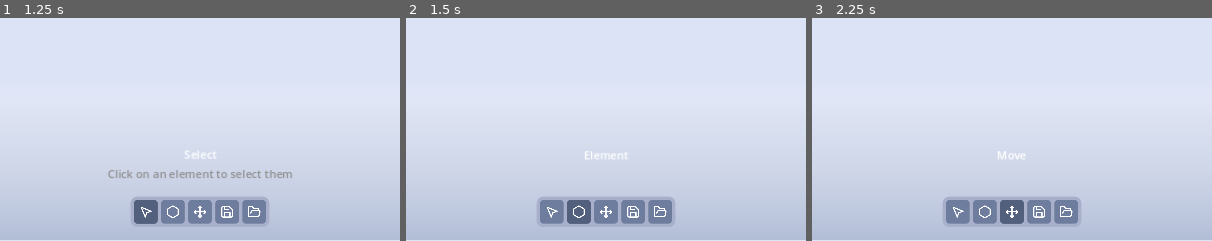
Above: before the commit, frames 1-3 (left to right).
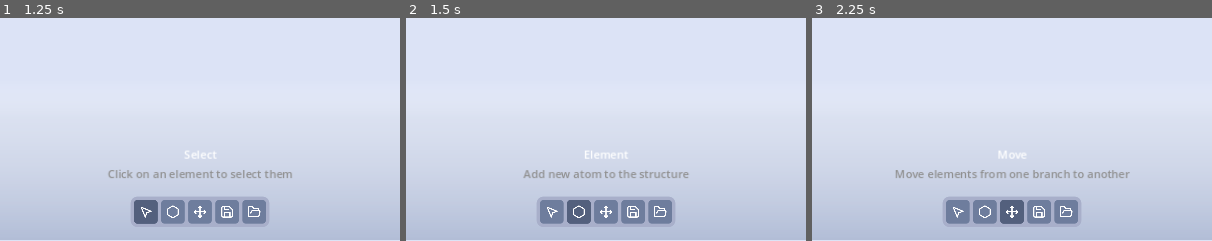
Above: after the commit, the same moments.

Repository: HanzCEO/AlkaneLab
Game: Godot game, scene res://main.tscn
The game is run twice, just before and just after one commit, with the same random seed, the same clock (stepped at 60 frames per second) and the same inputs.
Inputs (mouse positions are % of the whole screen's width and height, from its top left):
- Up to frame 1 (1.25 s): click (43, 93) at 0.5 s
- Up to frame 2 (1.5 s): click (47, 93) at 1.25 s
- Up to frame 3 (2.25 s): click (50, 93) at 2 s
The pictures show only the part of the screen within x 25-75%, y 50-100%; the shares and areas given below are measured in that part.

Frame 1 is identical in both runs. In frame 2, 0.7% of the frame differs, in the area x 29-71%, y 68-72%; in frame 3, 0.9%, in the area x 21-80%, y 59-72%.

Commit message:
feat: Added more description to the tools

Diff:
--- a/Toolbox.gd
+++ b/Toolbox.gd
@@ -2,10 +2,10 @@
 
 var tools = {
 	"Select": "Click on an element to select them",
-	"Element": "",
-	"Move": "",
-	"Save": "",
-	"Load": "Load a file"
+	"Element": "Add new atom to the structure",
+	"Move": "Move elements from one branch to another",
+	"Save": "Save compound to disk",
+	"Load": "Load structure from a file"
 }
 
 func _ready():
